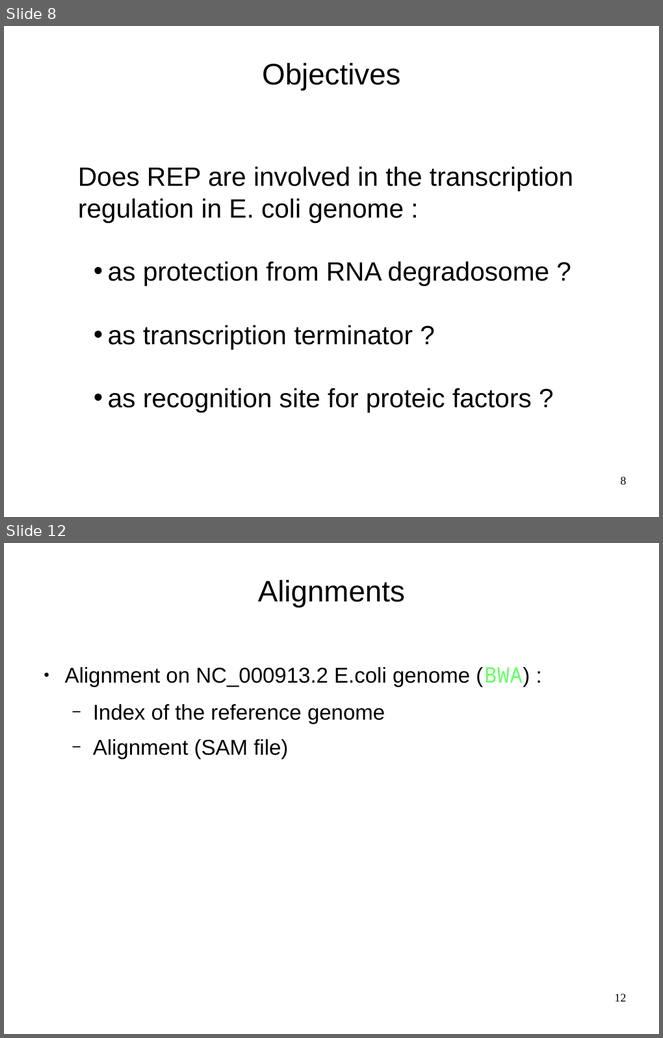
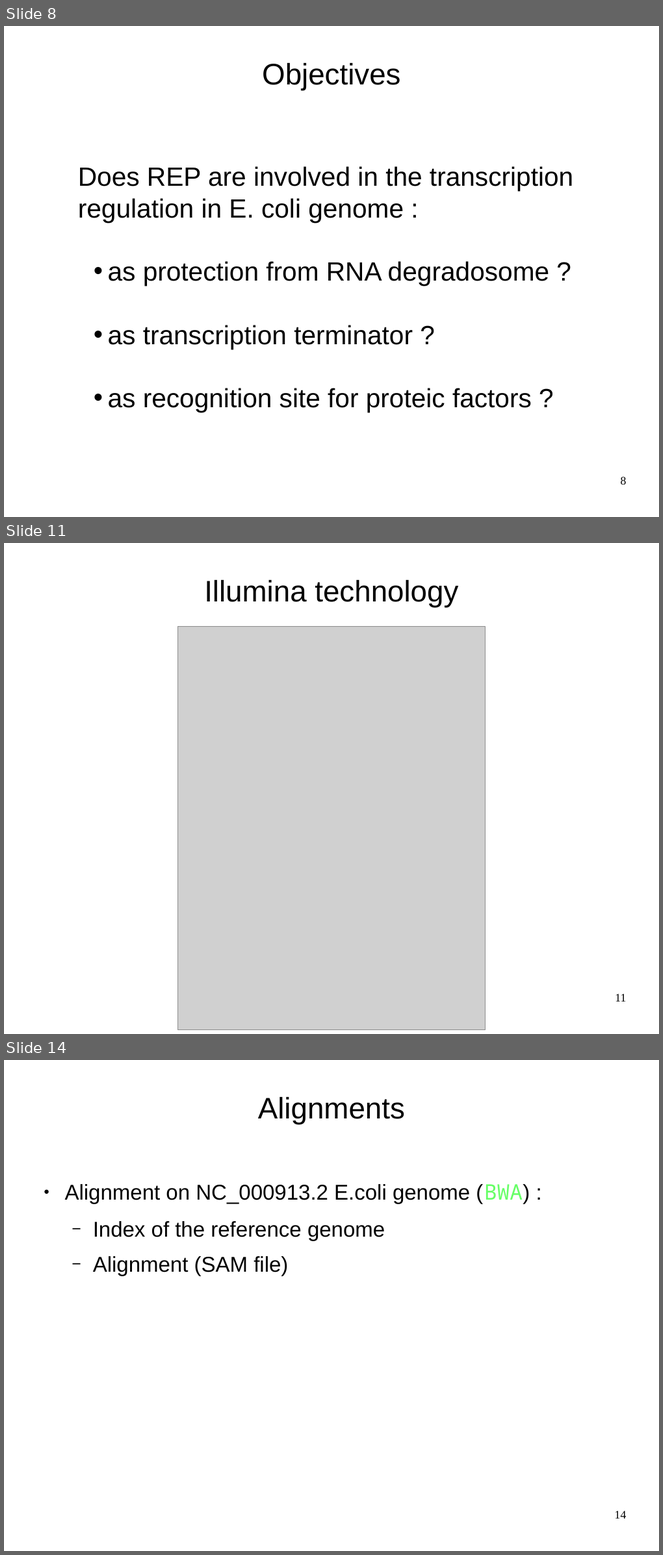
Before and after one commit to mesmeraf/stage_M2, a slide deck: presentations/presentation_labo_03-19.odp. Shown one above the other, each under a label of ours: slides 8 and 12 before the commit, slides 8, 11 and 14 after it; the slides between them are not shown. The pictures are 663x1038 and 663x1555 pixels, drawn with LibreOffice and Linux fonts; fonts in the diff are those of the drawing; grey boxes stand for pictures; background and template pictures are left out. Boxes give left, top, right and bottom in pixels: in the first picture for what was removed or moved away, otherwise in the second. Text is boxed around its words. In the diff, an @@ line names an element or a change of style, - is before the commit and + after.

```diff
--- a/presentations/presentation_labo_03-19.odp
+++ b/presentations/presentation_labo_03-19.odp
@@ slide 11 added at bbox=[4, 543, 659, 1034], background picture (left out) @@
@@ title added at bbox=[204, 580, 458, 607], 36 pt, text #000000 @@
+Illumina technology
@@ picture added at bbox=[178, 626, 486, 1031] @@
@@ page number added at bbox=[615, 994, 626, 1002], 14 pt, text #000000 @@
+11
@@ what was slide 12 is now slide 14 @@
@@ page number at bbox=[615, 1511, 627, 1519]: text changed @@
-12
+14
```
Also in this commit, not shown: 15 slides changed, 2 other slides added, 1 slide removed, 8 other files.
